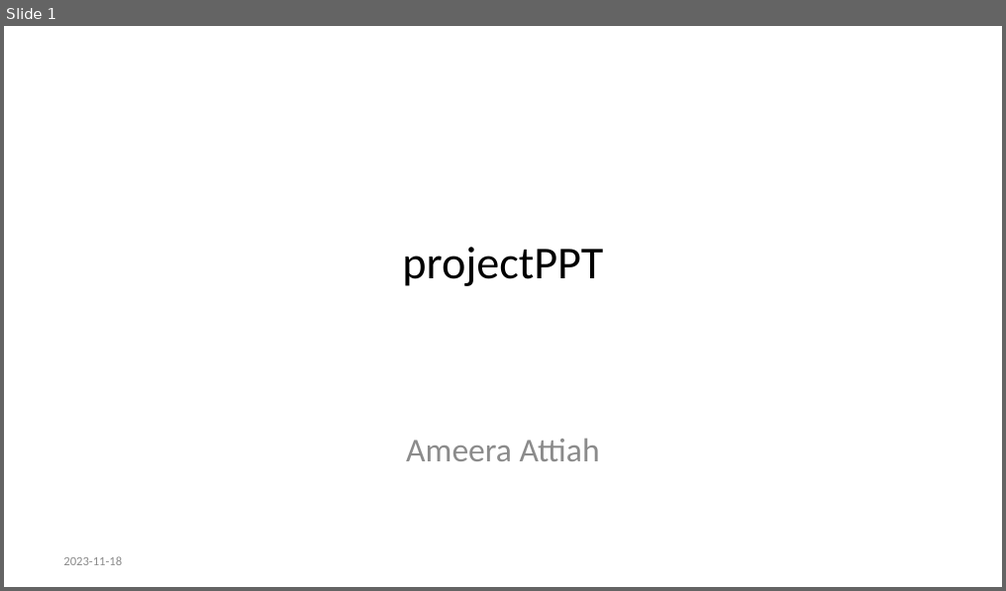
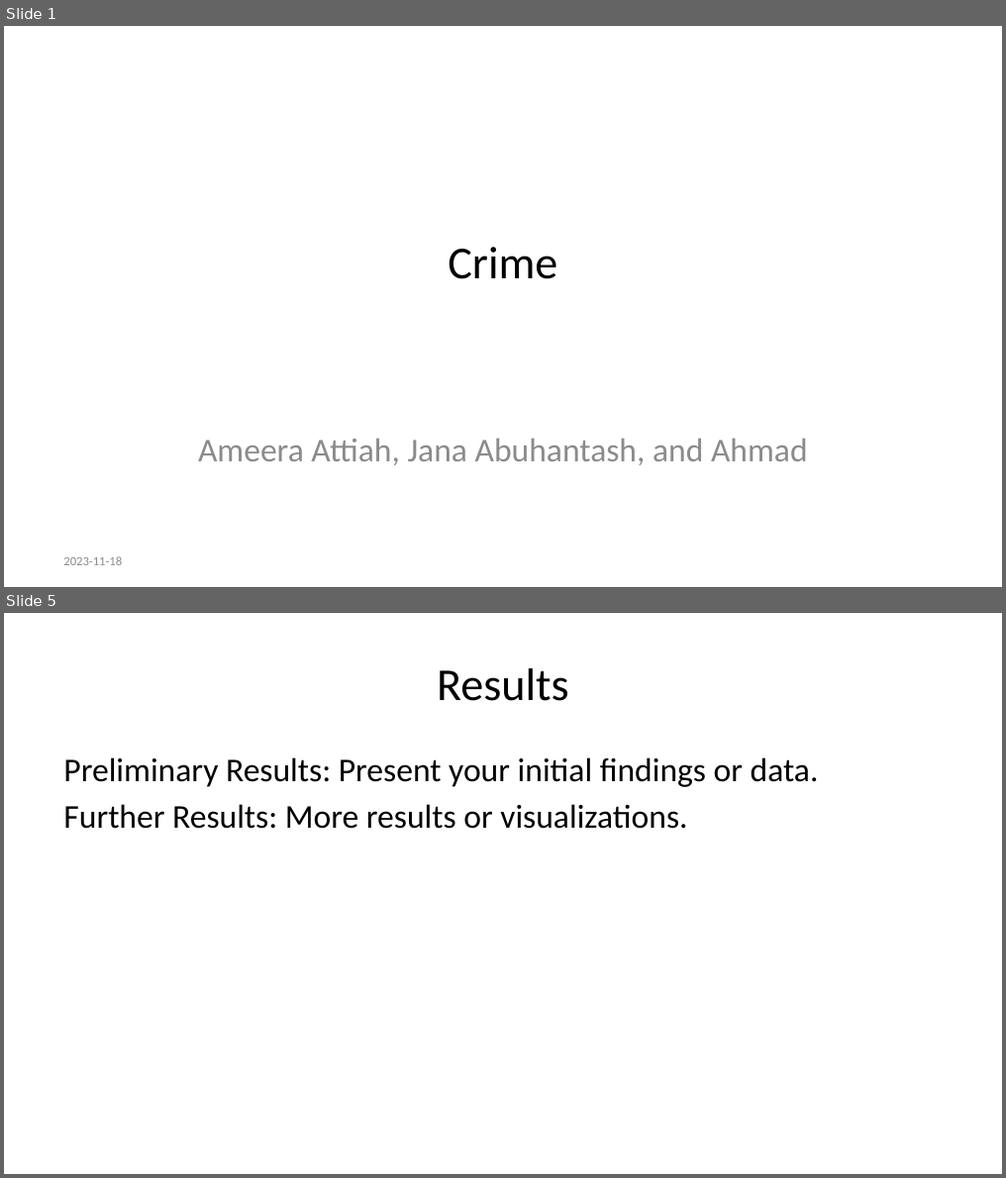
Before and after one commit to ameeraattiah/projectPPT, a slide deck: projectPPT.pptx. Shown one above the other, each under a label of ours: slide 1 before the commit, slides 1 and 5 after it; the slides between them are not shown. The pictures are 1006x591 and 1006x1178 pixels, drawn with LibreOffice and Linux fonts; fonts in the diff are those of the drawing. Boxes give left, top, right and bottom in pixels: in the first picture for what was removed or moved away, otherwise in the second. Text is boxed around its words. In the diff, an @@ line names an element or a change of style, - is before the commit and + after.

```diff
--- a/projectPPT.pptx
+++ b/projectPPT.pptx
@@ slide 5 added at <box>4,613,1002,1174</box>, background #FFFFFF @@
@@ title added at <box>437,668,569,701</box>, 33 pt, text #000000 @@
+Results
@@ text added at <box>63,758,819,829</box>, 24 pt, text #000000 @@
+Preliminary Results: Present your initial findings or data.
+Further Results: More results or visualizations.
@@ slide 1 changed as well @@
@@ title at <box>448,247,557,279</box>: text changed @@
-projectPPT
+Crime
@@ subtitle at <box>198,438,808,466</box>: text changed @@
-Ameera Attiah
+Ameera Attiah, Jana Abuhantash, and Ahmad
```
Also in this commit, not shown: 1 other slide changed, 3 other slides added, 3 slides removed, 2 other files.
